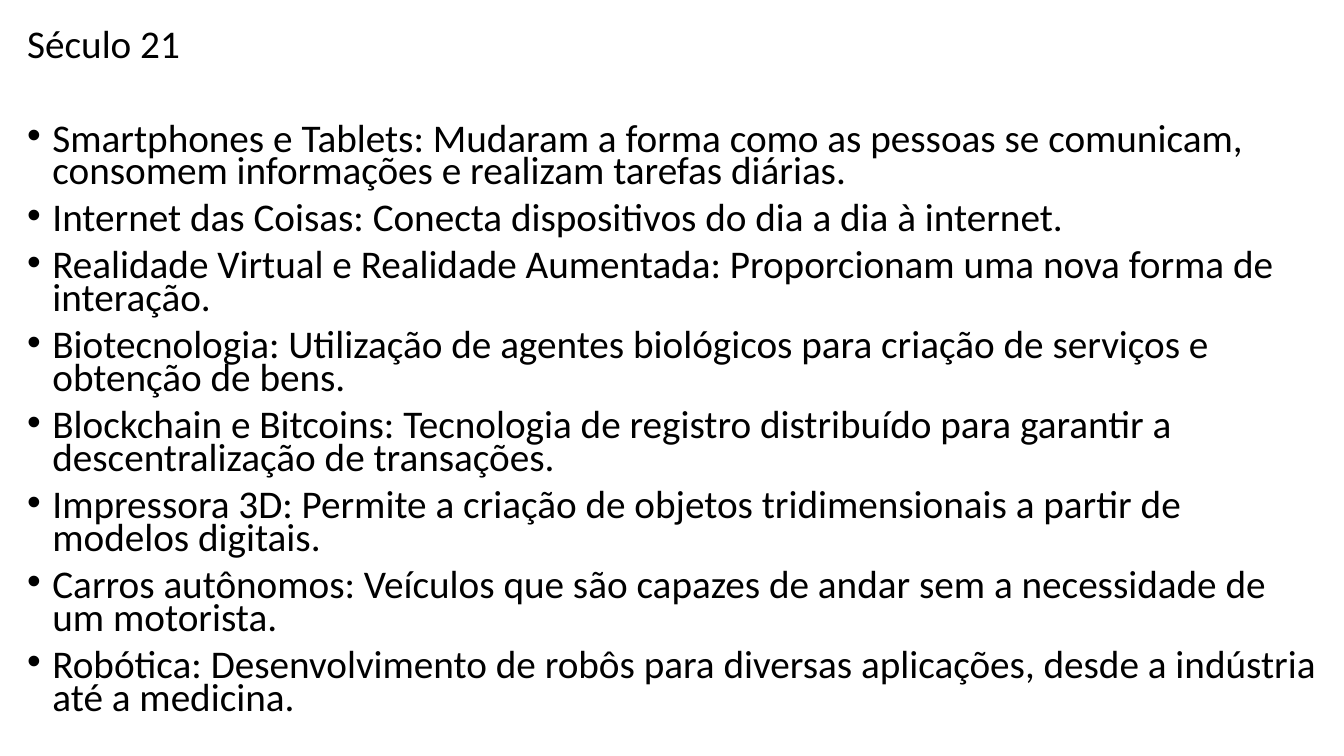
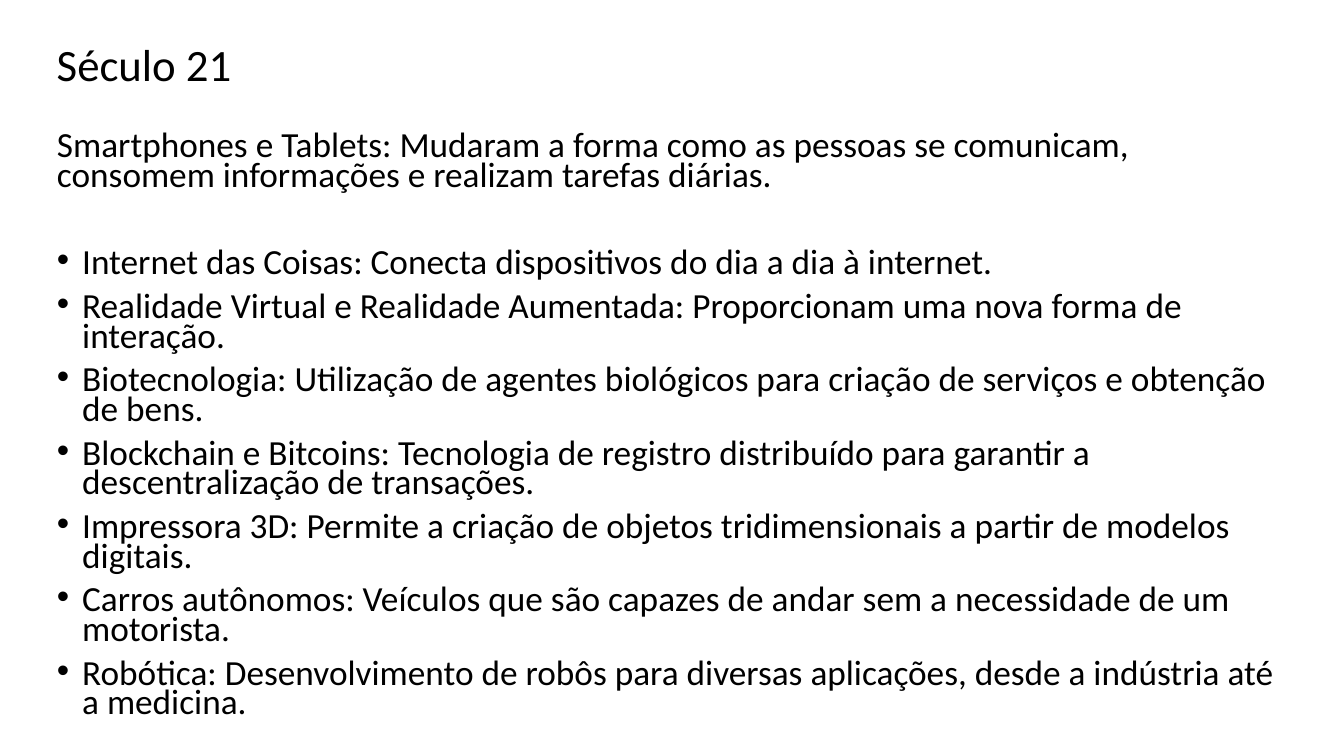
Before and after one commit to E-Mello/PS_Aulas, a slide deck: slide 5 of Evolução_da_Tecnologia_com_a_Programação_Introdução.pptx (slide 4 before the commit). Drawn at 1344x756 pixels with LibreOffice and Linux fonts; fonts in the diff are those of the drawing. Boxes give left, top, right and bottom in pixels: in the first picture for what was removed or moved away, otherwise in the second. Text is boxed around its words. In the diff, an @@ line names an element or a change of style, - is before the commit and + after.

```diff
--- a/Evolução_da_Tecnologia_com_a_Programação_Introdução.pptx
+++ b/Evolução_da_Tecnologia_com_a_Programação_Introdução.pptx
@@ text at <box>27,30,180,59</box>: paragraph removed @@
-Século 21
@@ text added at <box>57,50,231,82</box>, 32 pt, text #000000 @@
+Século 21
@@ text "Smartphones e Tablets: Mudaram a ...": place and size @@
-text "Smartphones e Tablets: Mudaram a ..." at <box>27,30,1315,712</box>
+text "Smartphones e Tablets: Mudaram a ..." at <box>57,132,1274,715</box>
@@ text "Smartphones e Tablets: Mudaram a ..." at <box>57,132,1274,715</box>: size 28 to 25.2 pt; bullet • to none @@
```
Also in this commit, not shown: 14 other slides changed, 24 slides added, 5 other files.
